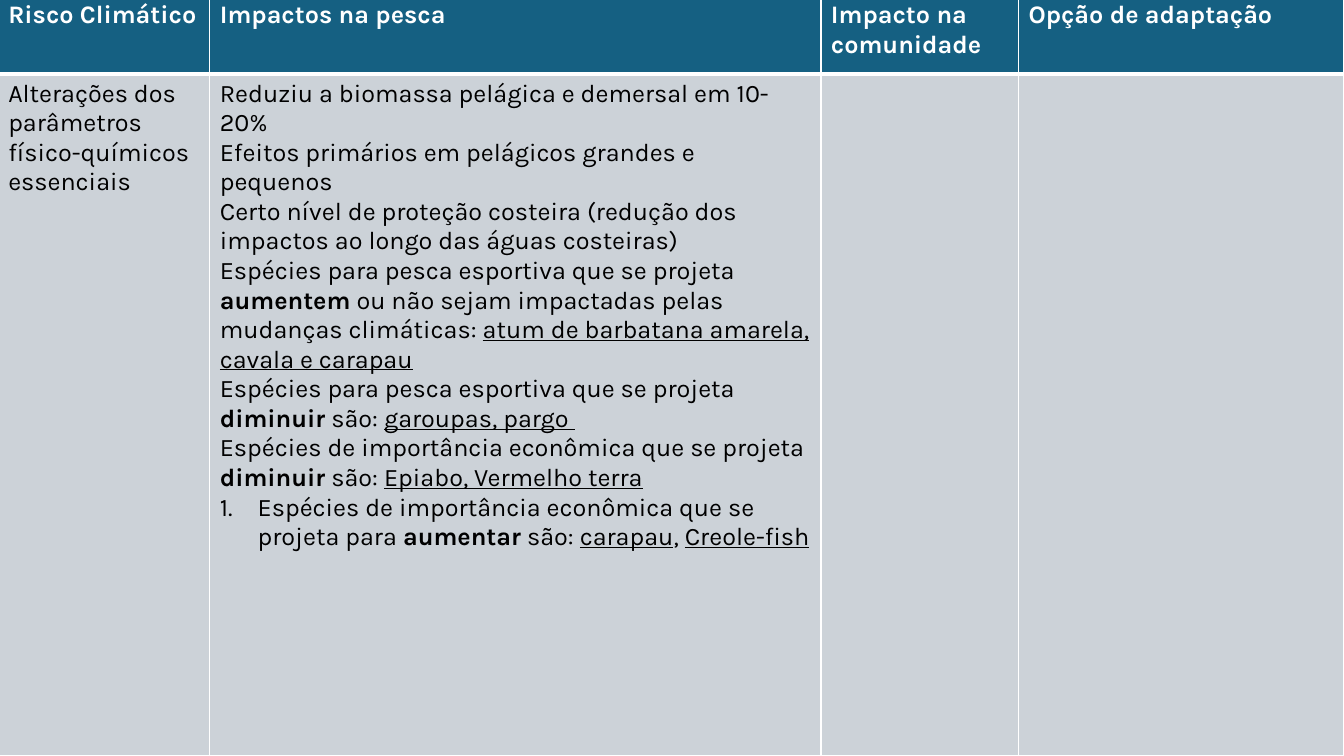
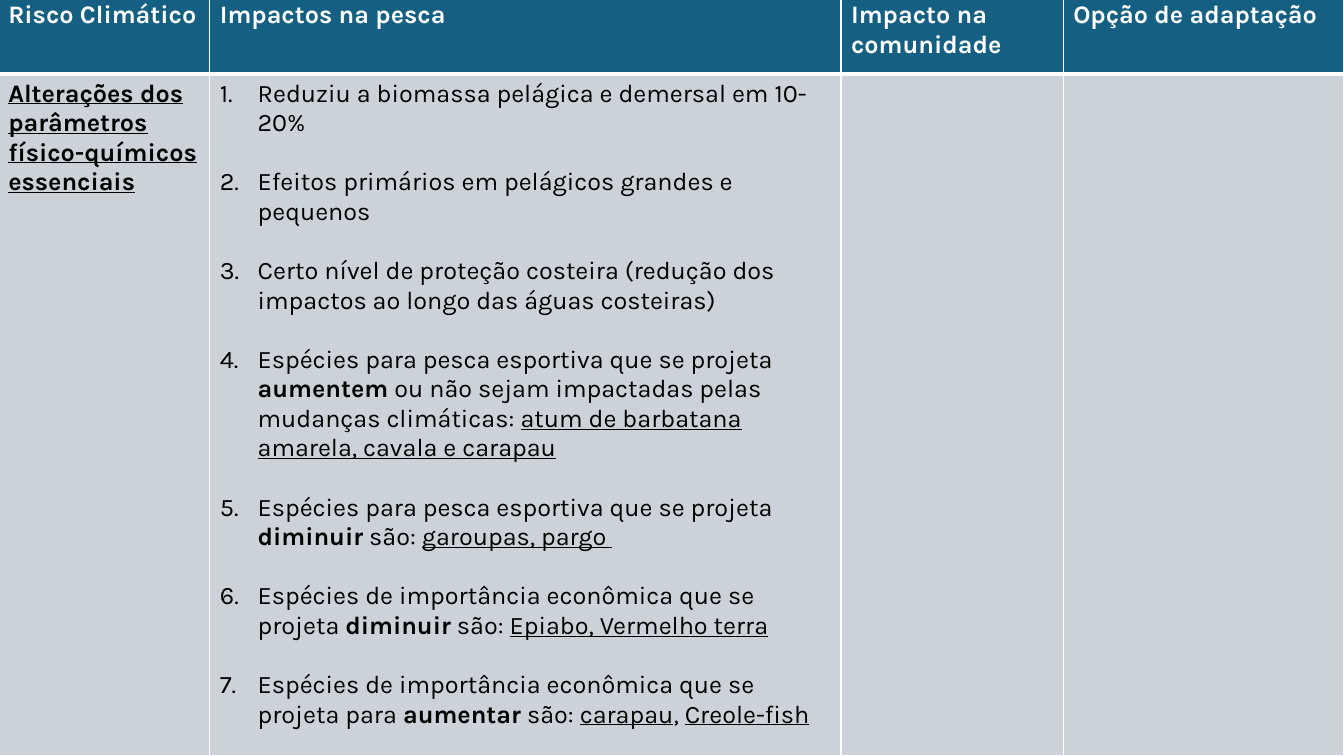
Before and after one commit to Risk-Team/trainings, a slide deck: slide 3 of STP/presentations/Session_3/Impacts and Adaptationoptions.pptx. Drawn at 1344x756 pixels with LibreOffice and Linux fonts; fonts in the diff are those of the drawing. Boxes give left, top, right and bottom in pixels: in the first picture for what was removed or moved away, otherwise in the second. Text is boxed around its words. In the diff, an @@ line names an element or a change of style, - is before the commit and + after.

Commit message:
Presentation updates

```diff
--- a/STP/presentations/Session_3/Impacts and Adaptationoptions.pptx
+++ b/STP/presentations/Session_3/Impacts and Adaptationoptions.pptx
@@ table at (0,0,1343,756) @@
-row 2, column 2: Reduziu a biomassa pelágica e demersal em 10-20% Efeitos primários em pelágicos grandes e pequenos Certo nível de proteção costeira (redução dos impactos ao longo das águas costeiras) Espécies para pesca esportiva que se projeta aumentem ou não sejam impactadas pelas mudanças climáticas: atum de barbatana amarela, cavala e carapau Espécies para pesca esportiva que se projeta diminuir são: garoupas, pargo Espécies de importância econômica que se projeta diminuir são: Epiabo, Vermelho terra Espécies de importância econômica que se projeta para aumentar são: carapau, Creole-fish
+row 2, column 2: Reduziu a biomassa pelágica e demersal em 10-20% / Efeitos primários em pelágicos grandes e pequenos / Certo nível de proteção costeira (redução dos impactos ao longo das águas costeiras) / Espécies para pesca esportiva que se projeta aumentem ou não sejam impactadas pelas mudanças climáticas: atum de barbatana amarela, cavala e carapau / Espécies para pesca esportiva que se projeta diminuir são: garoupas, pargo / Espécies de importância econômica que se projeta diminuir são: Epiabo, Vermelho terra / Espécies de importância econômica que se projeta para aumentar são: carapau, Creole-fish
@@ bold on, underline on in "Alterações dos parâmetros físico-químicos essenciais" @@
```
Also in this commit, not shown: 2 other slides changed, 3 other files.
